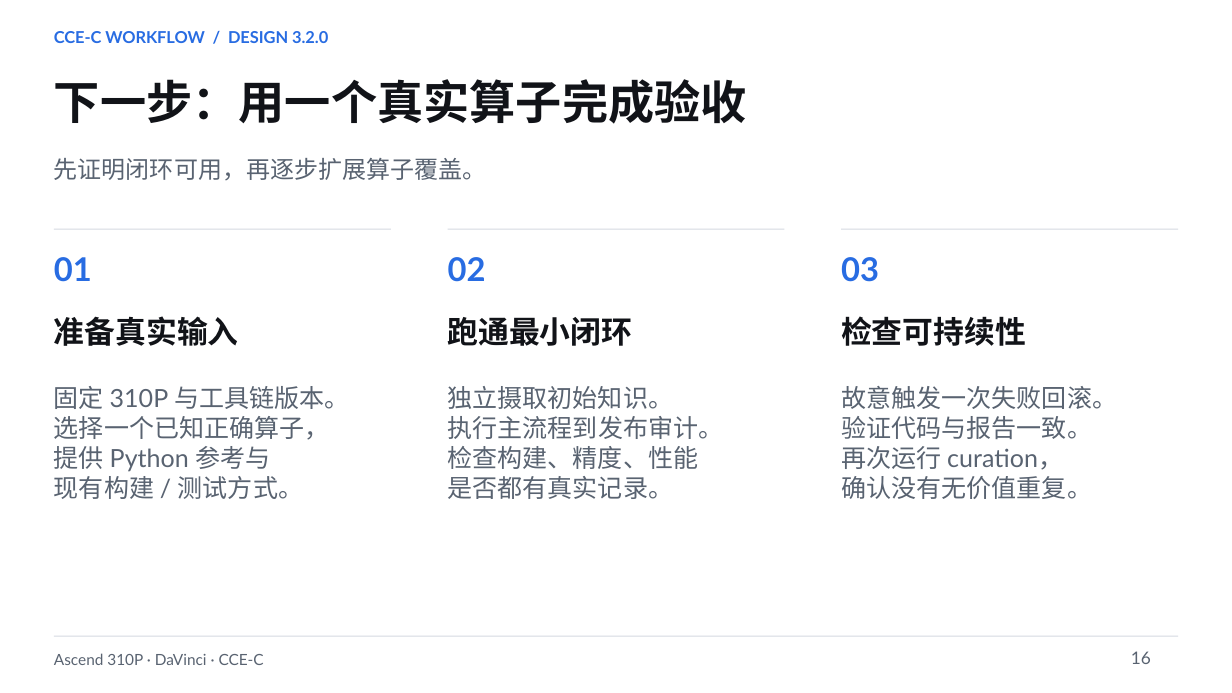
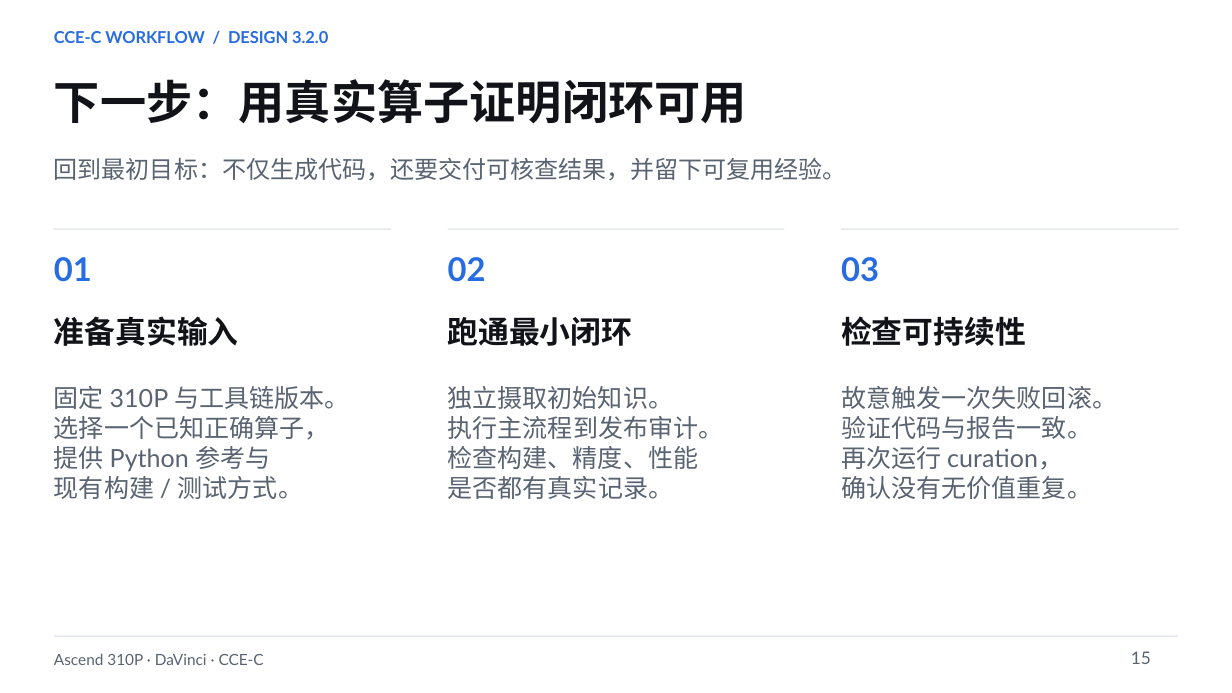
Before and after one commit to chao-shu/CCE_SKILL, a slide deck: slide 15 of docs/Ascend310P_CCEC_Workflow_v3.2.0_CN.pptx (slide 16 before the commit). Drawn at 1232x693 pixels with LibreOffice and Linux fonts; fonts in the diff are those of the drawing. Boxes give left, top, right and bottom in pixels: in the first picture for what was removed or moved away, otherwise in the second. Text is boxed around its words. In the diff, an @@ line names an element or a change of style, - is before the commit and + after.

```diff
--- a/docs/Ascend310P_CCEC_Workflow_v3.2.0_CN.pptx
+++ b/docs/Ascend310P_CCEC_Workflow_v3.2.0_CN.pptx
@@ text at [54,79,747,124]: text changed @@
-下一步：用一个真实算子完成验收
+下一步：用真实算子证明闭环可用
@@ text at [54,157,847,180]: text changed @@
-先证明闭环可用，再逐步扩展算子覆盖。
+回到最初目标：不仅生成代码，还要交付可核查结果，并留下可复用经验。
@@ text at [1131,651,1151,664]: text changed @@
-16
+15
```
Also in this commit, not shown: 14 other slides changed.
